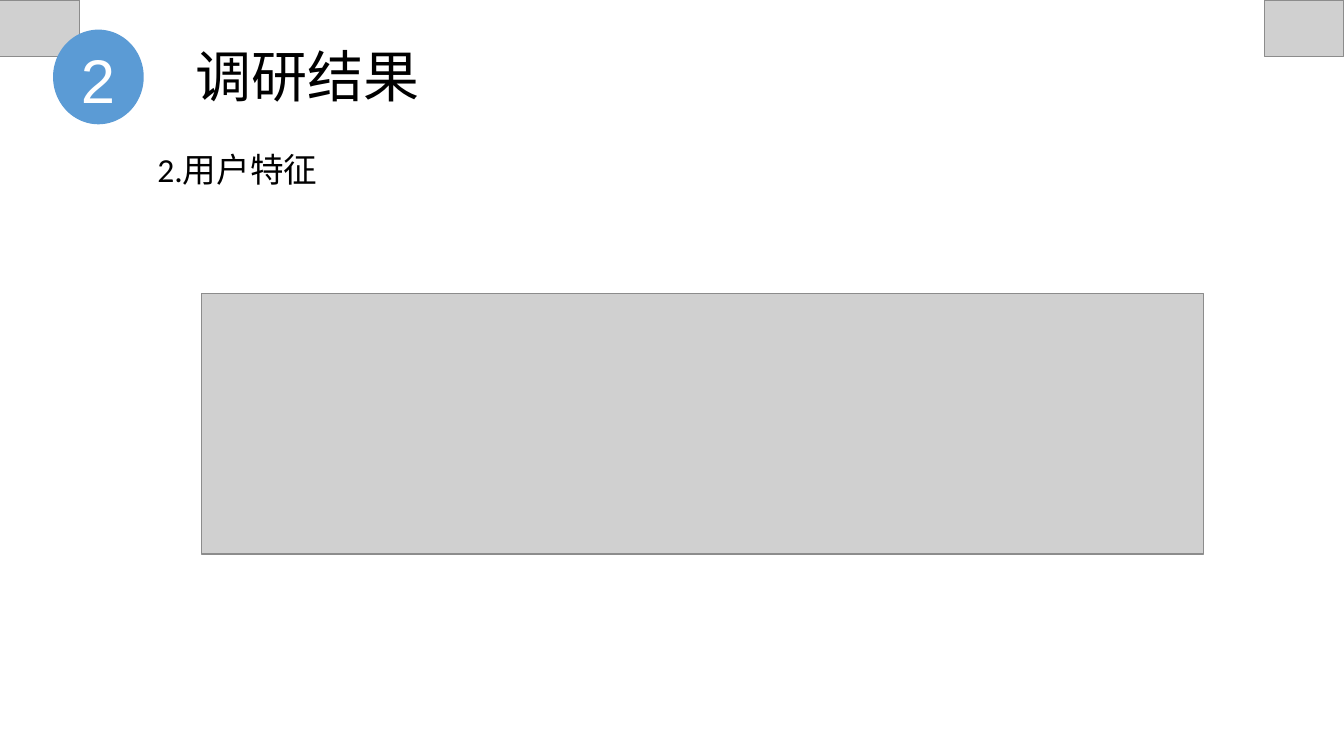
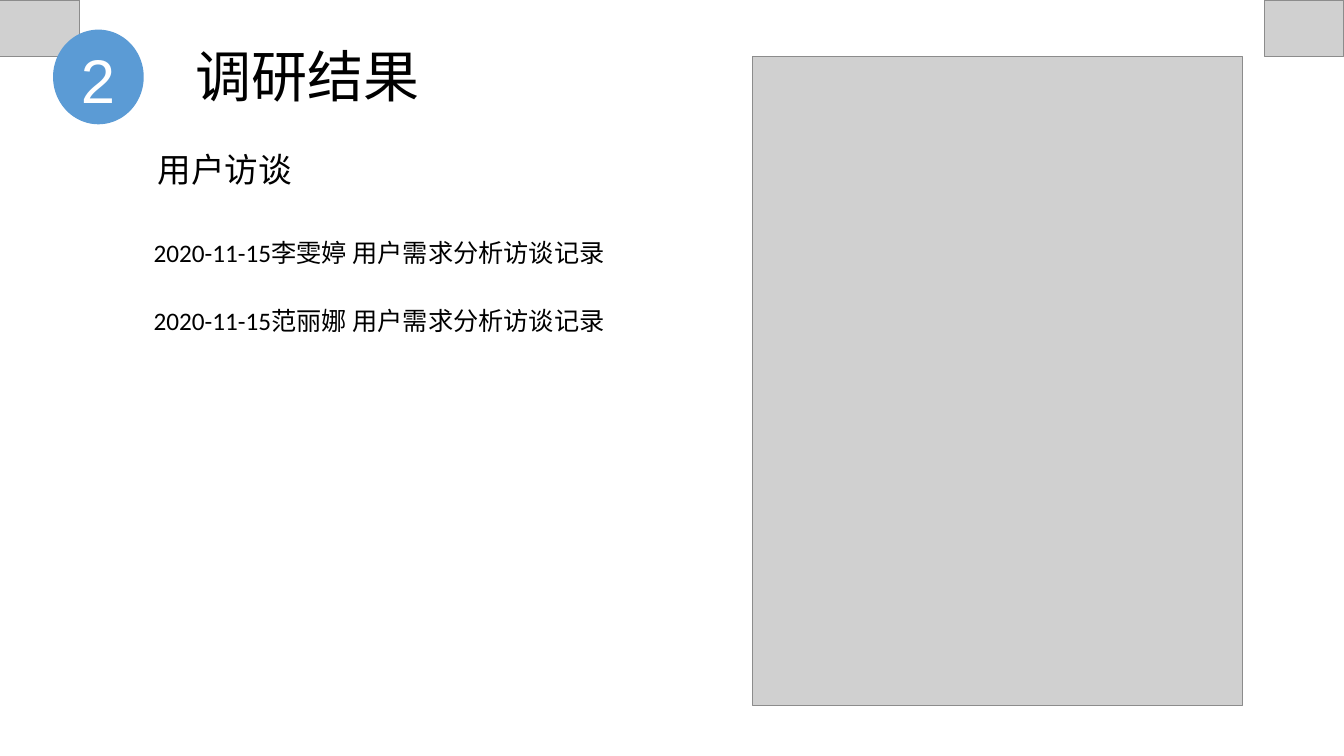
Before and after one commit to Cozymyz/SE2020-CityNorthBook, a slide deck: slide 5 of 开发文档/需求分析(SRS)/SE2020-G10-需求分析0.0.1.pptx. Drawn at 1344x756 pixels with LibreOffice and Linux fonts; fonts in the diff are those of the drawing; grey boxes stand for pictures. Boxes give left, top, right and bottom in pixels: in the first picture for what was removed or moved away, otherwise in the second. Text is boxed around its words. In the diff, an @@ line names an element or a change of style, - is before the commit and + after.

```diff
--- a/开发文档/需求分析(SRS)/SE2020-G10-需求分析0.0.1.pptx
+++ b/开发文档/需求分析(SRS)/SE2020-G10-需求分析0.0.1.pptx
@@ picture added at [753,56,1243,706] @@
@@ text at [157,153,291,185]: text changed @@
-2.用户特征
+用户访谈
@@ text added at [154,240,605,264], 18 pt, text #000000 @@
+2020-11-15李雯婷 用户需求分析访谈记录
@@ picture removed at [202,293,1204,555] @@
@@ text added at [154,308,605,332], 18 pt, text #000000 @@
+2020-11-15范丽娜 用户需求分析访谈记录
```
Also in this commit, not shown: 9 other slides changed, 18 other files.
